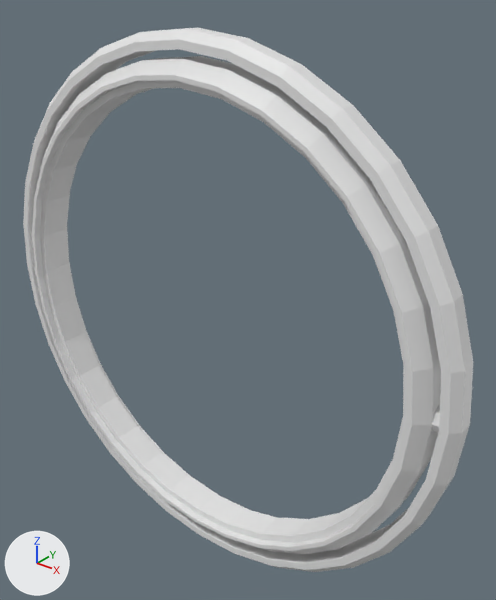
An edit to the Blender file extern/model/jumpgate.blend, drawn before and after from the same camera.
Rendered twice from a camera (50 mm lens) standing at (27.2, -29.1, 21.0) and looking at (2.0, 2.4, 1.4). Arrows for +X, +Y and +Z are at lower left; the lights stay in place.

Names of what the first picture shows: 'inner_housing', 'inner_ring', 'outer_ring', 'right_pivot'.
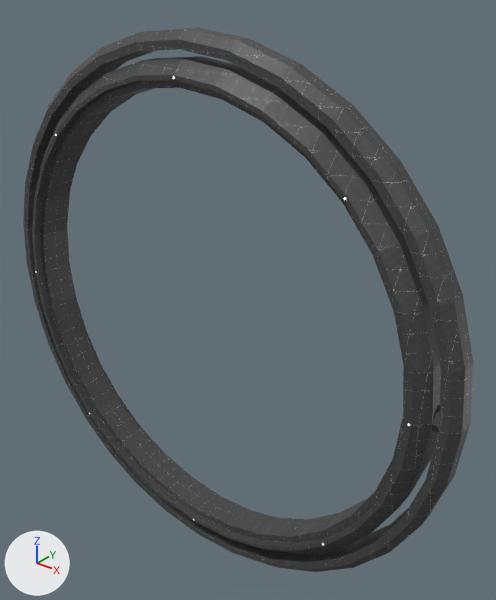
Diff of the bpy script that builds the scene:
```diff
--- a/extern/model/jumpgate.blend.py
+++ b/extern/model/jumpgate.blend.py
@@ me_inner_ring @@
 me_inner_ring.from_pydata(...)  # 128 vertices, 128 faces; spans x -16.0..16.0, y -1.0..1.0, z -16.0..16.0
+# me_inner_ring part 1: texture (UV) coordinates of 128 of 128 faces, centred in x -15.8..15.8, y -1.0..1.0, z -15.8..15.8, changed; they spanned u 0.0..0.0, v 0.0..0.0 and now span u -16.0..16.0, v -16.0..16.0
+me_inner_ring.materials.append(mat_material)  # picture img_grey_tg_png
@@ me_inner_housing @@
 me_inner_housing.from_pydata(...)  # 192 vertices, 192 faces; spans x -16.5..16.5, y -1.5..1.5, z -16.5..16.5
+# me_inner_housing part 2: texture (UV) coordinates of 192 of 192 faces, centred in x -16.3..16.3, y -1.5..1.5, z -16.3..16.3, changed; they spanned u 0.0..0.0, v 0.0..0.0 and now span u -16.5..16.5, v -16.5..16.5
+me_inner_housing.materials.append(mat_material)  # picture img_grey_tg_png
@@ me_outer_ring @@
 me_outer_ring.from_pydata(...)  # 192 vertices, 192 faces; spans x -18.0..18.0, y -1.0..1.0, z -18.0..18.0
 # used by ob_outer_ring; parent = ob_inner_housing; location = (0.0, 0.0, 0.0)
+# me_outer_ring part 3: texture (UV) coordinates of 192 of 192 faces, centred in x -17.8..17.8, y -1.0..1.0, z -17.8..17.8, changed; they spanned u 0.0..0.0, v 0.0..0.0 and now span u -18.0..18.0, v -18.0..18.0
+me_outer_ring.materials.append(mat_material)  # picture img_grey_tg_png
@@ me_right_pivot @@
 me_right_pivot.from_pydata(...)  # 16 vertices, 10 faces; spans x 15.5..17.5, y -0.75..0.75, z -0.75..0.75
+me_right_pivot.materials.append(mat_material)  # picture img_grey_tg_png
@@ col_housing_light @@
+col_housing_light = bpy.data.collections.new('housing_light')
+col_housing_light.objects.link(ob_housing_light)
+col_housing_light.objects.link(ob_light)
@@ ob_light @@
+ob_light = bpy.data.objects.new('light', None)
+ob_light.location = (-15.6, -1.9, 0.0)
@@ ob_housing_light @@
+ob_housing_light = bpy.data.objects.new('housing_light', me_cylinder)  # 30 vertices, 21 faces; spans x -0.095..0.095, y -0.04..0.0, z -0.1..0.1; in mat_material (picture img_grey_tg_png), mat_emissive (white #e7e7e7)
+ob_housing_light.location = (-15.6, -1.5, 0.0)
@@ ob_housing_light_007 @@
+ob_housing_light_007 = bpy.data.objects.new('housing_light.007', None)
+ob_housing_light_007.location = (0.0, 0.0, 0.0)
+ob_housing_light_007.rotation_euler = (0.0, 5.498, 0.0)  # degrees (0, 315, 0)
+ob_housing_light_007.instance_type = 'COLLECTION'
+ob_housing_light_007.instance_collection = col_housing_light
@@ ob_housing_light_006 @@
+ob_housing_light_006 = bpy.data.objects.new('housing_light.006', None)
+ob_housing_light_006.location = (0.0, 0.0, 0.0)
+ob_housing_light_006.rotation_euler = (0.0, 4.712, 0.0)  # degrees (0, 270, 0)
+ob_housing_light_006.instance_type = 'COLLECTION'
+ob_housing_light_006.instance_collection = col_housing_light
@@ ob_housing_light_005 @@
+ob_housing_light_005 = bpy.data.objects.new('housing_light.005', None)
+ob_housing_light_005.location = (0.0, 0.0, 0.0)
+ob_housing_light_005.rotation_euler = (0.0, 3.927, 0.0)  # degrees (0, 225, 0)
+ob_housing_light_005.instance_type = 'COLLECTION'
+ob_housing_light_005.instance_collection = col_housing_light
@@ ob_housing_light_004 @@
+ob_housing_light_004 = bpy.data.objects.new('housing_light.004', None)
+ob_housing_light_004.location = (0.0, 0.0, 0.0)
+ob_housing_light_004.rotation_euler = (0.0, 3.142, 0.0)  # degrees (0, 180, 0)
+ob_housing_light_004.instance_type = 'COLLECTION'
+ob_housing_light_004.instance_collection = col_housing_light
@@ ob_housing_light_003 @@
+ob_housing_light_003 = bpy.data.objects.new('housing_light.003', None)
+ob_housing_light_003.location = (0.0, 0.0, 0.0)
+ob_housing_light_003.rotation_euler = (0.0, 2.356, 0.0)  # degrees (0, 135, 0)
+ob_housing_light_003.instance_type = 'COLLECTION'
+ob_housing_light_003.instance_collection = col_housing_light
```

Location of each change, [x1, y1, x2, y2] in pixels of the pictures (496 x 600 px):
'outer_ring', recoloured, surface changed: [23, 27, 473, 572] in both
'inner_housing', recoloured, surface changed (white to grey): [32, 56, 441, 554] in both
'inner_ring', recoloured, surface changed (white to grey): [40, 80, 407, 543] in both
'right_pivot', recoloured (grey to black): [432, 405, 440, 433] in both
'housing_light.003', added: after [343, 197, 347, 201]
'housing_light.004', added: after [407, 423, 411, 427]
